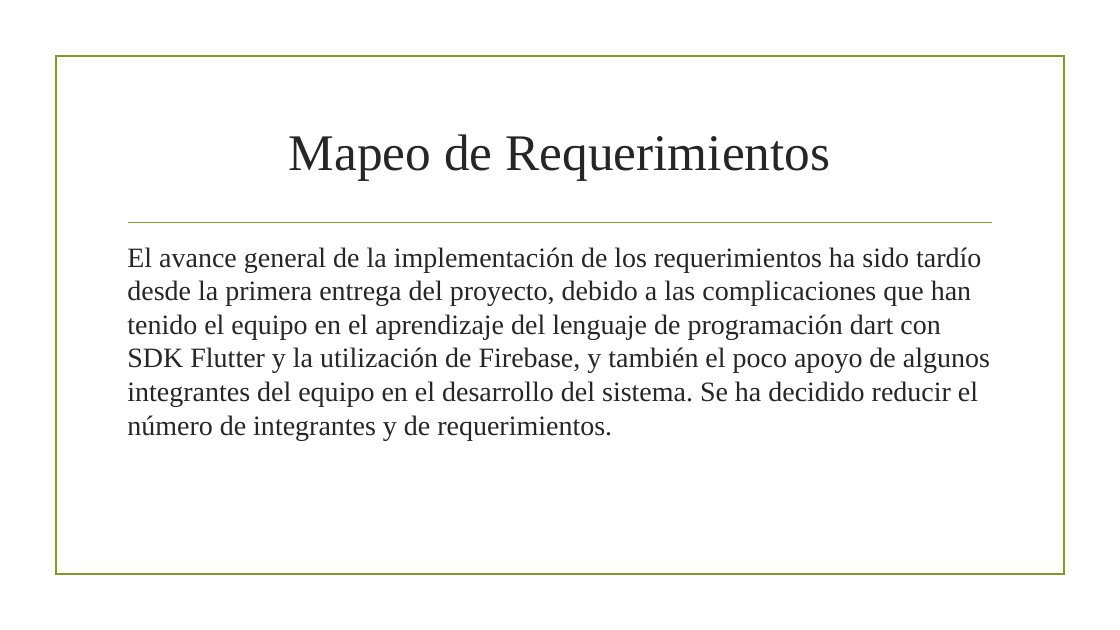
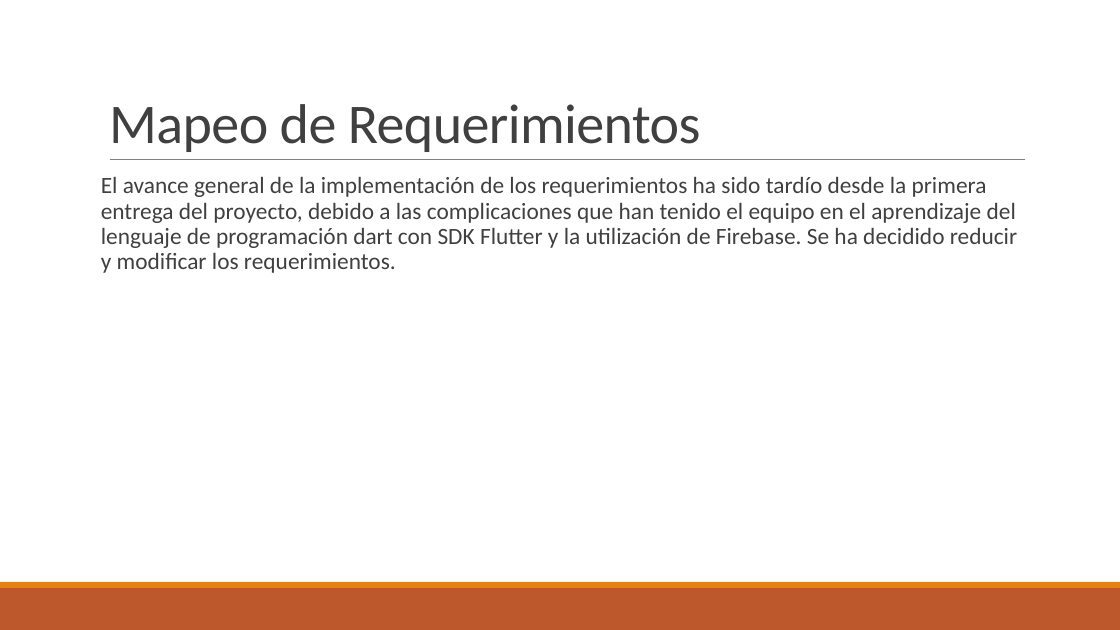
Before and after one commit to CarlosGreene/ProyectoEquipo4, a slide deck: slide 2 of Segunda Entrega.pptm. Drawn at 1120x630 pixels with LibreOffice and Linux fonts; fonts in the diff are those of the drawing; background and template pictures are left out. Boxes give left, top, right and bottom in pixels: in the first picture for what was removed or moved away, otherwise in the second. Text is boxed around its words. In the diff, an @@ line names an element or a change of style, - is before the commit and + after.

```diff
--- a/Segunda Entrega.pptm
+++ b/Segunda Entrega.pptm
@@ title "Mapeo de Requerimientos": place and size @@
-title "Mapeo de Requerimientos" at [289,134,831,181]
+title "Mapeo de Requerimientos" at [109,104,701,152]
@@ title "Mapeo de Requerimientos" at [109,104,701,152]: size 44 to 48 pt, font Times New Roman to Calibri, text colour #262626 to #404040, letter spacing 0 to -0.5 pt; alignment centre to left; line spacing 1 to 0.85; vertical alignment middle to bottom @@
@@ rectangle removed at [55,56,1064,575] @@
@@ text at [101,177,1017,273]: text changed; size 24 to 20 pt; font Times New Roman to Calibri; text colour #262626 to #404040 @@
-El avance general de la implementación de los requerimientos ha sido tardío desde la primera entrega del proyecto, debido a las complicaciones que han tenido el equipo en el aprendizaje del lenguaje de programación dart con SDK Flutter y la utilización de Firebase, y también el poco apoyo de algunos integrantes del equipo en el desarrollo del sistema. Se ha decidido reducir el número de integrantes y de requerimientos.
+El avance general de la implementación de los requerimientos ha sido tardío desde la primera entrega del proyecto, debido a las complicaciones que han tenido el equipo en el aprendizaje del lenguaje de programación dart con SDK Flutter y la utilización de Firebase. Se ha decidido reducir y modificar los requerimientos.
@@ line moved from (129, 223) - (992, 223) to (110, 160) - (1026, 160) @@
@@ line (110, 160) - (1026, 160): stroke #83992A 1.25 pt to #808080 0.5 pt @@
@@ rectangle added at [0,588,1120,630], fill #BD582C @@
@@ rectangle added at [0,582,1120,588], fill #E48312 @@
```
Also in this commit, not shown: 5 other slides changed, 6 slides added, 4 slides removed, 10 other files.
